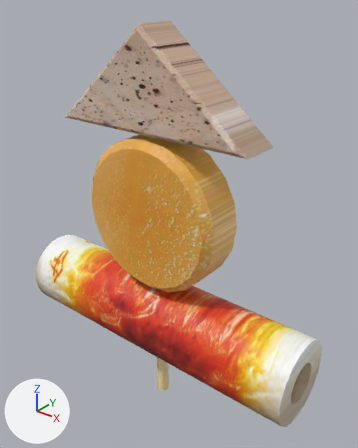
Renders of the FBX model Assets/Oden.fbx from each side of a commit.
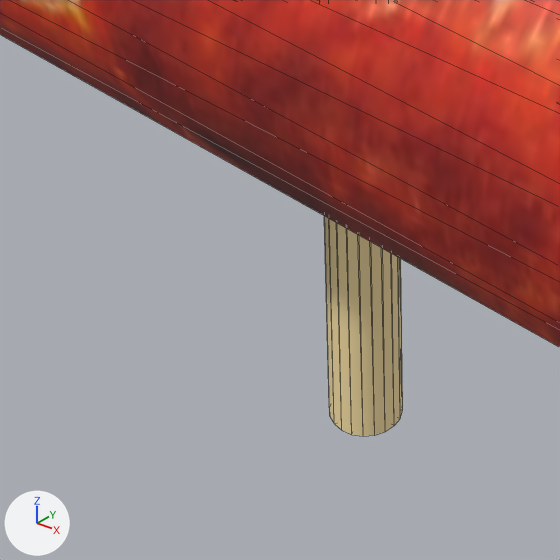
Each version is shown whole from a 50 mm camera at (0.0376, -0.0431, 0.0418) aimed at (0.0015, 0.002, 0.0138), then close up on the part from 30% to 54% of the width and 72% to 92% of the height. Arrows for +X, +Y and +Z are at lower left; the lights stay in place. The close-ups show mesh edges as thin lines. Where no turn or scale is listed for an object, it has been applied to the vertices. Vertices at the same position are counted once.

The older version as bpy lines, for what is in view:
```python
me_mesh = bpy.data.meshes.new('Mesh')
me_mesh.from_pydata(...)  # 223 vertices, 434 faces; spans x -0.0213..0.0213, y -0.0054..0.0054, z -0.0257..0.0257
# faces by material slot: [80, 354]
me_mesh.materials.append(mat_lambert1)  # beige #ffe8ac
me_mesh.materials.append(mat_lambert3)  # picture img_oden_jpg
ob_pcylinder6 = bpy.data.objects.new('pCylinder6', me_mesh)
ob_pcylinder6.location = (0.0, 0.0, 0.01236)
```
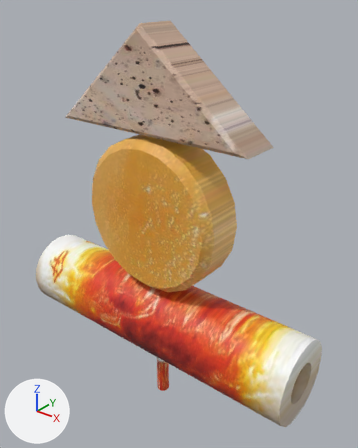
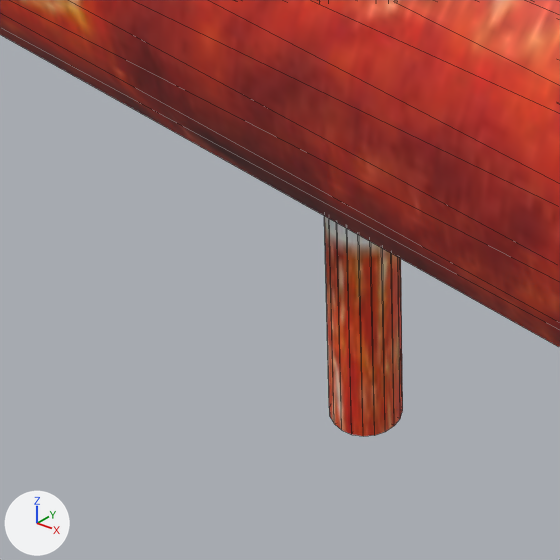
Where the change shows, as pixel boxes (x1, y1, x2, y2) in the close-ups (560 x 560 px):
```json
{"part": 1, "of": "me_mesh", "change": "recoloured", "before": [324, 216, 403, 436], "after": [324, 216, 403, 436], "on screen": "beige to brown"}
```

Scene script edits in JSON lines:
```json
{"block": "me_mesh", "where": "me_mesh.from_pydata(...)  # 223 vertices, 434 faces; spans x -0.0213..0.0213, y -0.0054..0.0054, z -0.0257..0.0257"}
{"block": "me_mesh", "where": "# used by ob_pcylinder6; location = (0.0, 0.0, 0.01236)"}
{"block": "me_mesh", "change": "me_mesh part 1: all 80 faces that had it switch from mat_lambert1 (beige #ffe8ac) to mat_lambert3 (picture img_oden_jpg)"}
```
